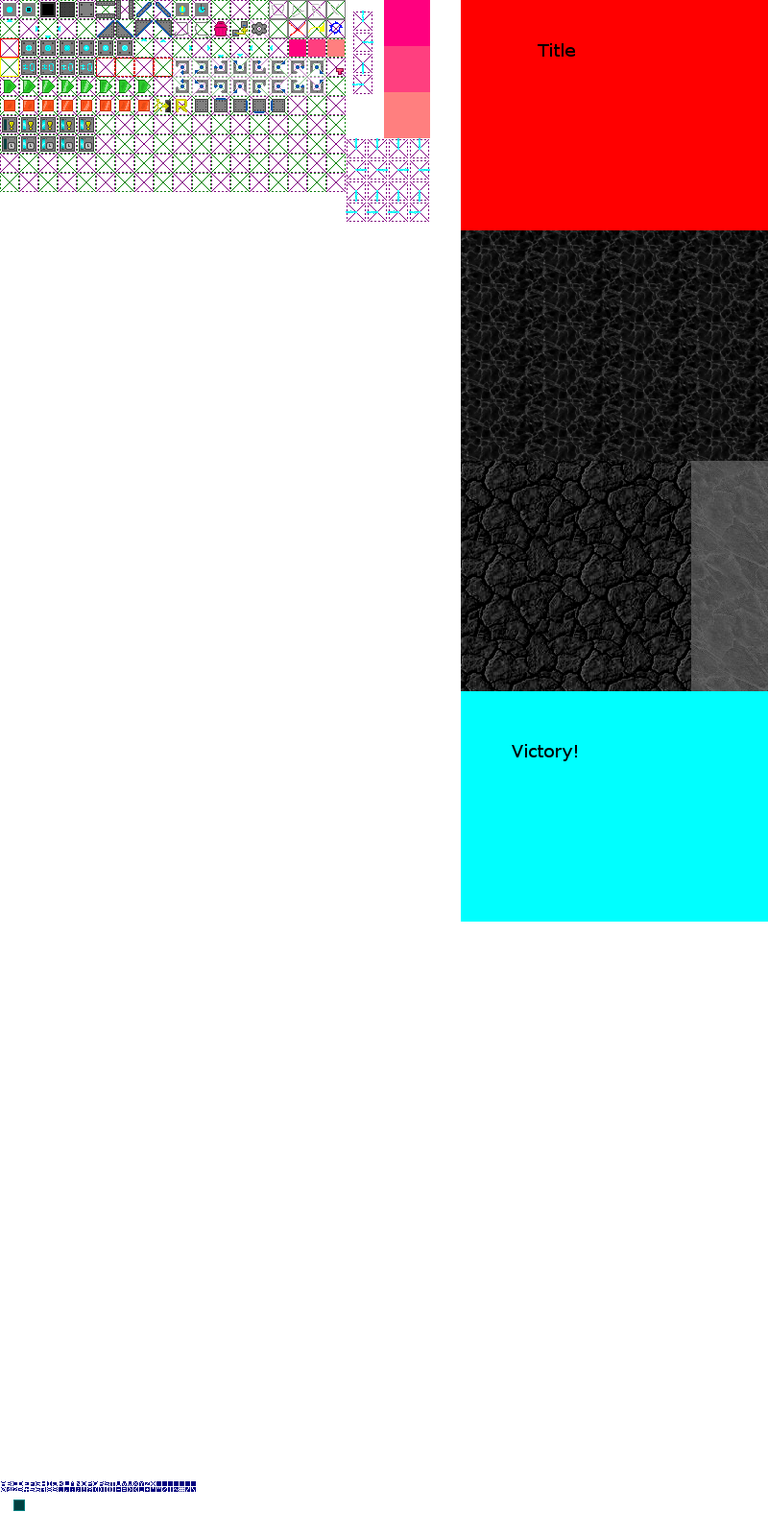
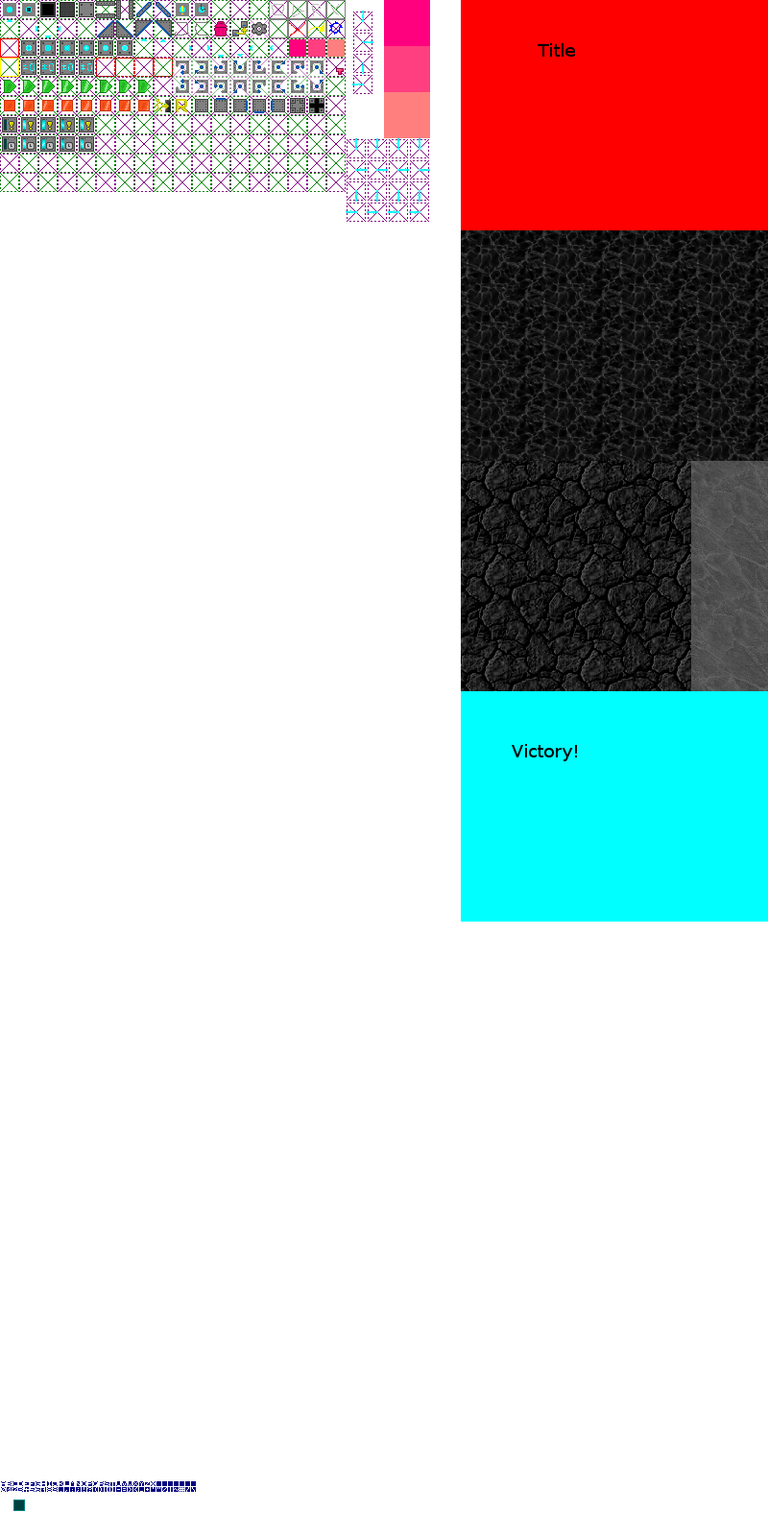
Two versions of the same layered image (w=768, h=1536). Layer-by-layer changes:
painted on "stuff" over [left=289, top=97, right=325, bottom=114]
